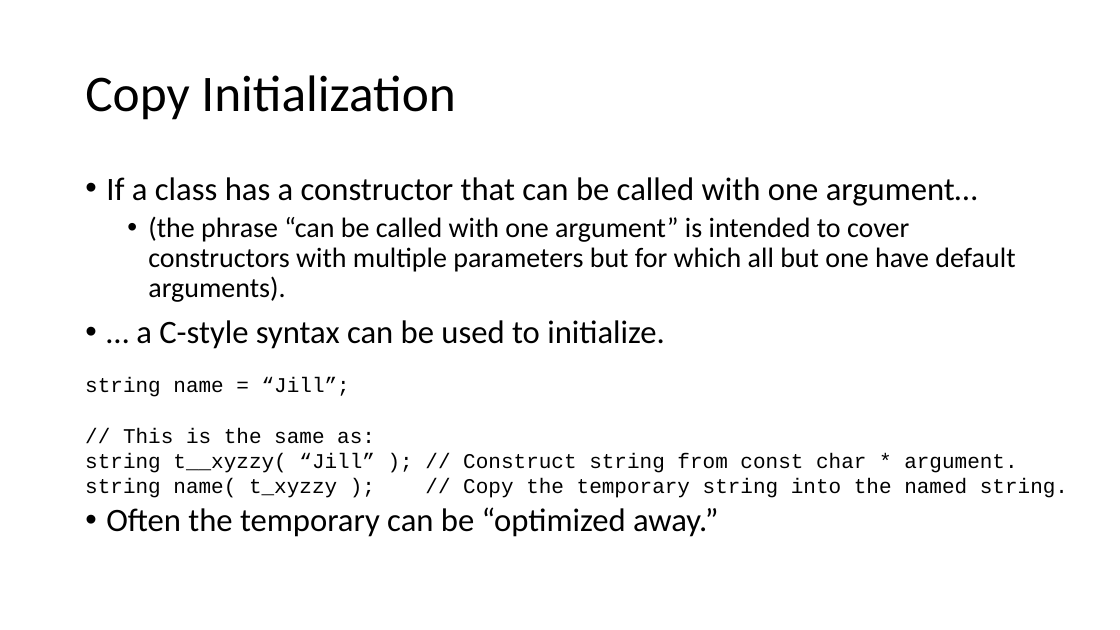
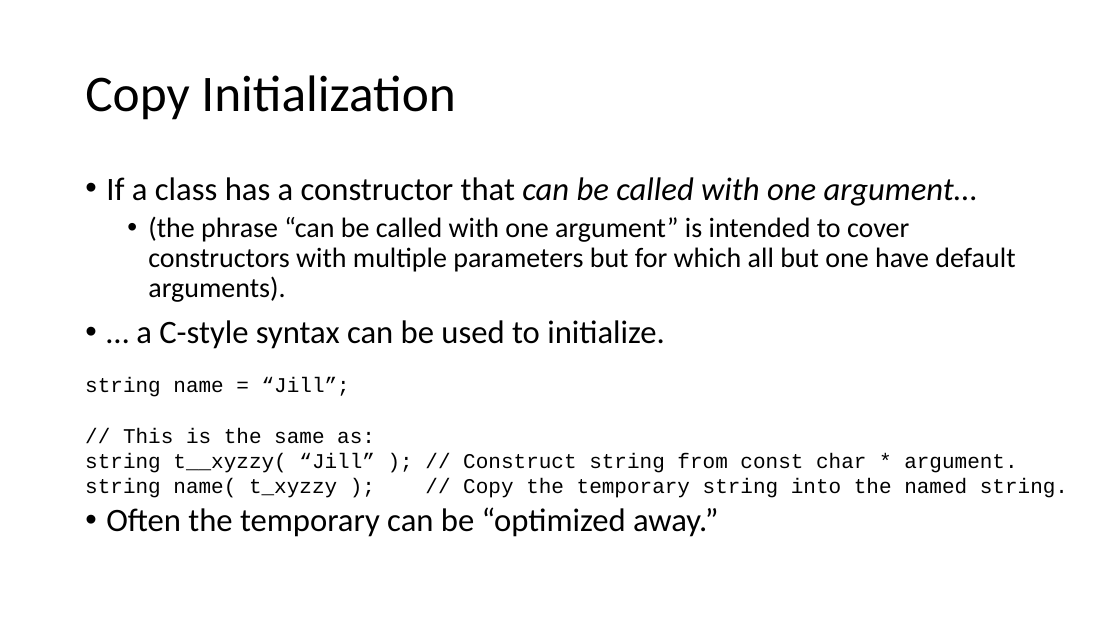
Before and after one commit to pchapin/cpp, a slide deck: slide 18 of Presentations/Initialization.pptx. Drawn at 1120x630 pixels with LibreOffice and Linux fonts; fonts in the diff are those of the drawing. Boxes give left, top, right and bottom in pixels: in the first picture for what was removed or moved away, otherwise in the second. Text is boxed around its words. In the diff, an @@ line names an element or a change of style, - is before the commit and + after.

Commit message:
Updates to the presentations on initialization and type conversions.

```diff
--- a/Presentations/Initialization.pptx
+++ b/Presentations/Initialization.pptx
@@ text at (x1=106, y1=177, x2=977, y2=206): italic on in "can be called with one argument…" @@
```
Also in this commit, not shown: 6 other slides changed, 1 slide added.
